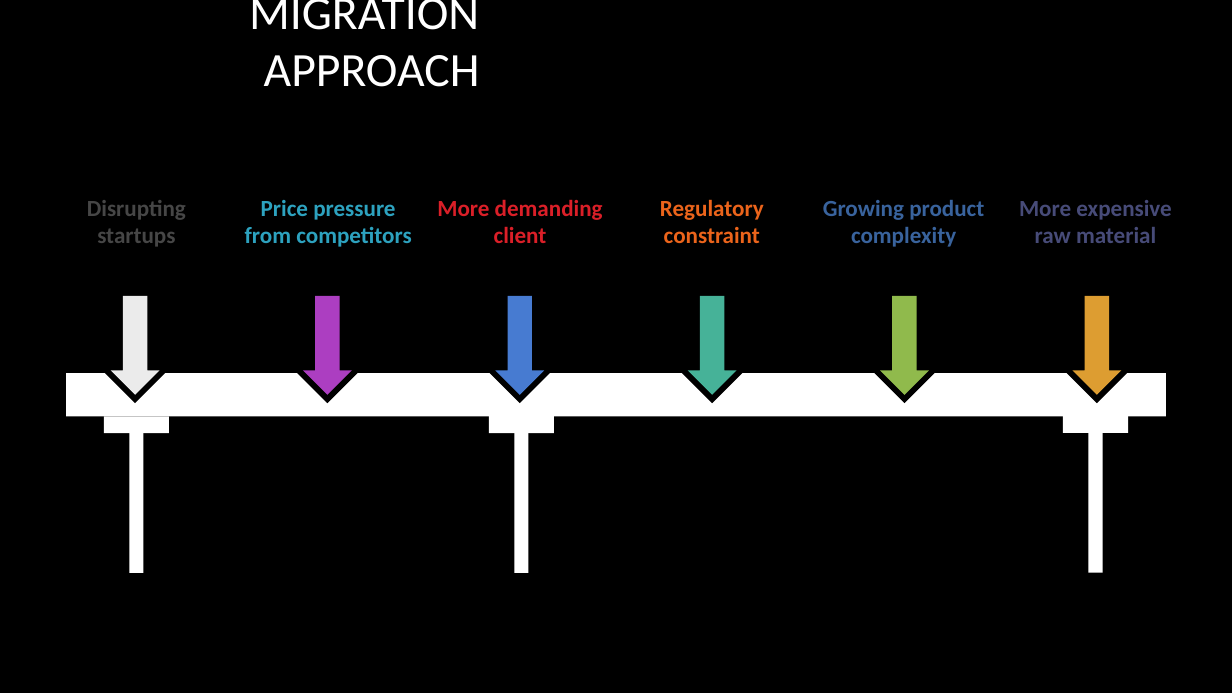
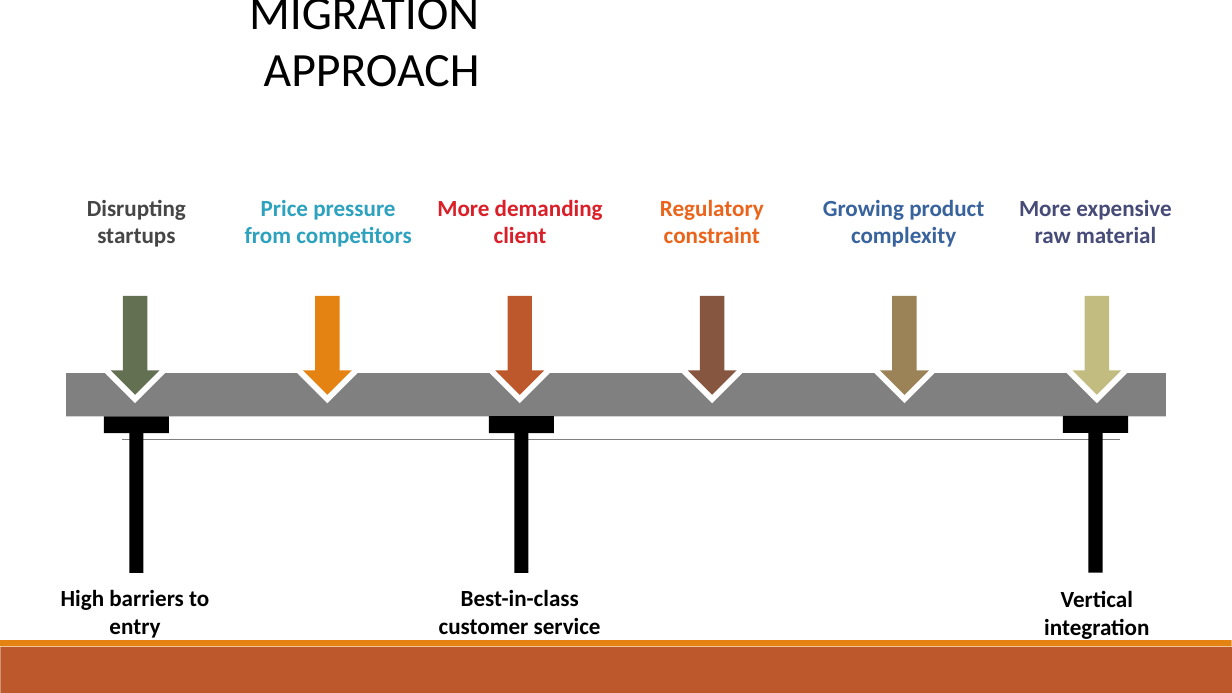
Before and after one commit to phanikishorelanka/Task1, a slide deck: slide 5 of CloudMigration/CREATING Cloud Migration Strategy.pptx. Drawn at 1232x693 pixels with LibreOffice and Linux fonts; fonts in the diff are those of the drawing; background and template pictures are left out. Boxes give left, top, right and bottom in pixels: in the first picture for what was removed or moved away, otherwise in the second. Text is boxed around its words. In the diff, an @@ line names an element or a change of style, - is before the commit and + after.

```diff
--- a/CloudMigration/CREATING Cloud Migration Strategy.pptx
+++ b/CloudMigration/CREATING Cloud Migration Strategy.pptx
@@ background picture (left out) to #FFFFFF @@
@@ text "MIGRATION APPROACH" at [249, 0, 480, 87]: text colour #FFFFFF to #000000 @@
@@ down arrow at [111, 296, 160, 395]: fill #EBEBEB to #637052 @@
@@ down arrow at [303, 296, 352, 395]: fill #AC3EC1 to #E48312 @@
@@ down arrow at [495, 296, 544, 395]: fill #477BD1 to #BD582C @@
@@ down arrow at [688, 296, 737, 395]: fill #46B298 to #865640 @@
@@ down arrow at [880, 296, 929, 395]: fill #90BA4C to #9B8357 @@
@@ down arrow at [1073, 296, 1122, 395]: fill #DD9D31 to #C2BC80 @@
@@ fill #000000 to #FFFFFF in 6 elements at [103, 304, 168, 403], [295, 304, 360, 403], [487, 304, 553, 403], [679, 304, 745, 403], [872, 304, 938, 403], [1065, 304, 1130, 403] @@
@@ rectangle at [67, 373, 1166, 417]: fill #FFFFFF to #808080 @@
@@ line added from (122, 439) to (1120, 439), #808080 0.5 pt @@
@@ fill #FFFFFF to #000000 in 6 elements at [104, 417, 169, 433], [129, 422, 143, 573], [489, 417, 555, 433], [515, 422, 529, 573], [1063, 416, 1128, 433], [1089, 422, 1103, 573] @@
@@ rectangle added at [0, 647, 1232, 693], fill #BD582C @@
@@ rectangle added at [0, 640, 1232, 647], fill #E48312 @@
```
Also in this commit, not shown: 5 other slides changed, 2 other files.
